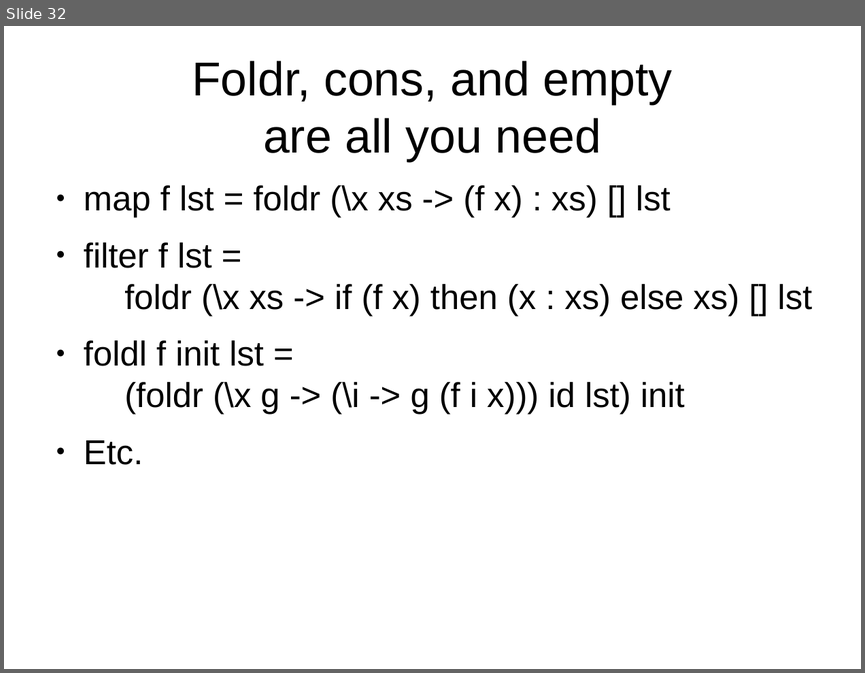
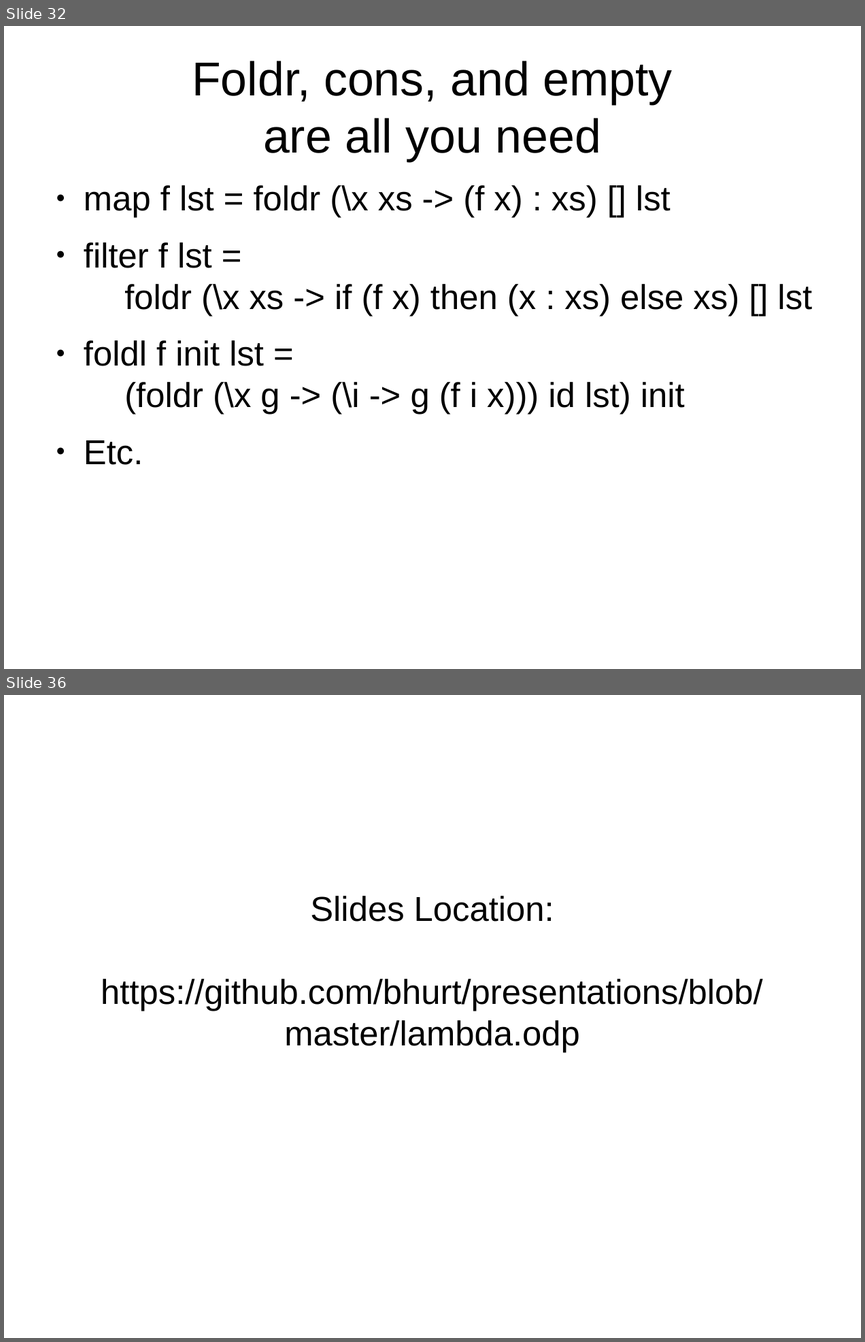
Before and after one commit to bhurt/presentations, a slide deck: lambda.odp. Shown one above the other, each under a label of ours: slide 32 before the commit, slides 32 and 36 after it; the slides between them are not shown. The pictures are 865x673 and 865x1342 pixels, drawn with LibreOffice and Linux fonts; fonts in the diff are those of the drawing. Boxes give left, top, right and bottom in pixels: in the first picture for what was removed or moved away, otherwise in the second. Text is boxed around its words. In the diff, an @@ line names an element or a change of style, - is before the commit and + after.

Commit message:
Finish the Lambda Calc presen.

```diff
--- a/lambda.odp
+++ b/lambda.odp
@@ slide 36 added at (x1=4, y1=695, x2=861, y2=1338), background #FFFFFF @@
@@ subtitle added at (x1=101, y1=896, x2=763, y2=1052), 32 pt, text #000000 @@
+Slides Location:
+https://github.com/bhurt/presentations/blob/master/lambda.odp
```
Also in this commit, not shown: 3 other slides added.
